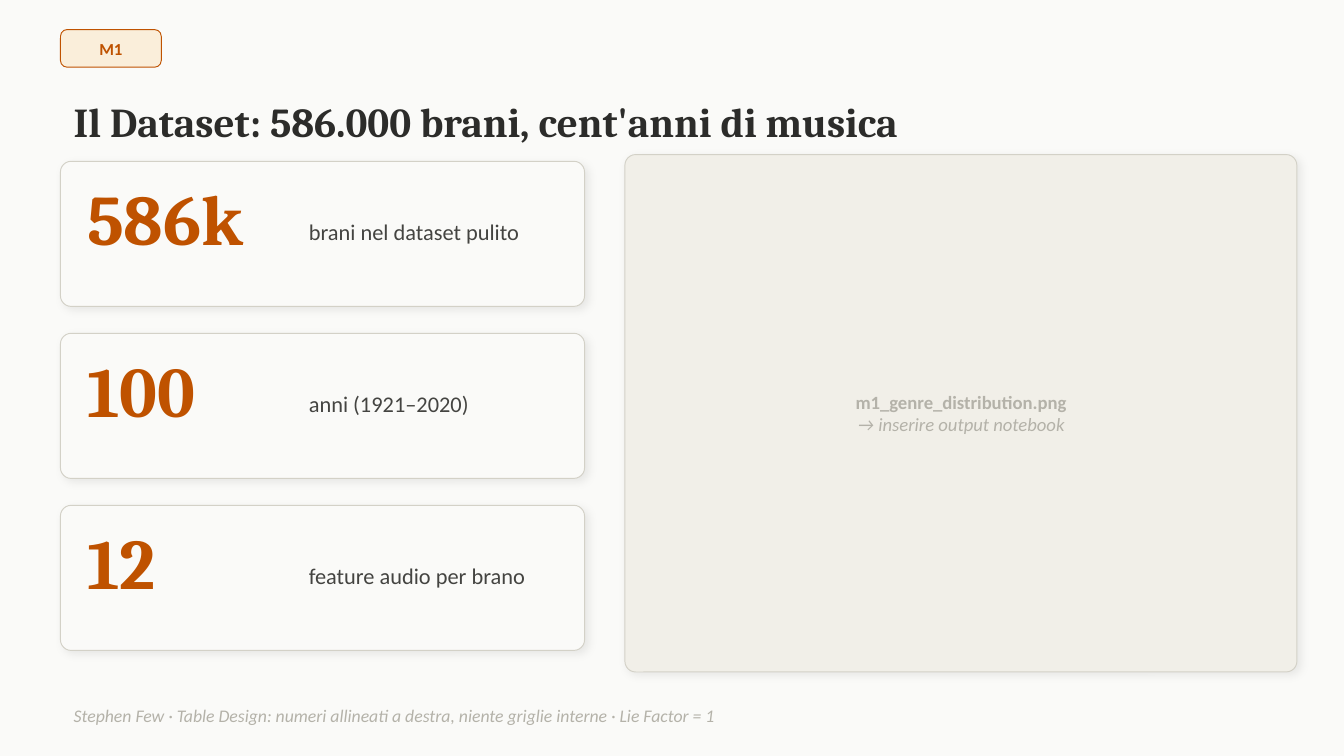
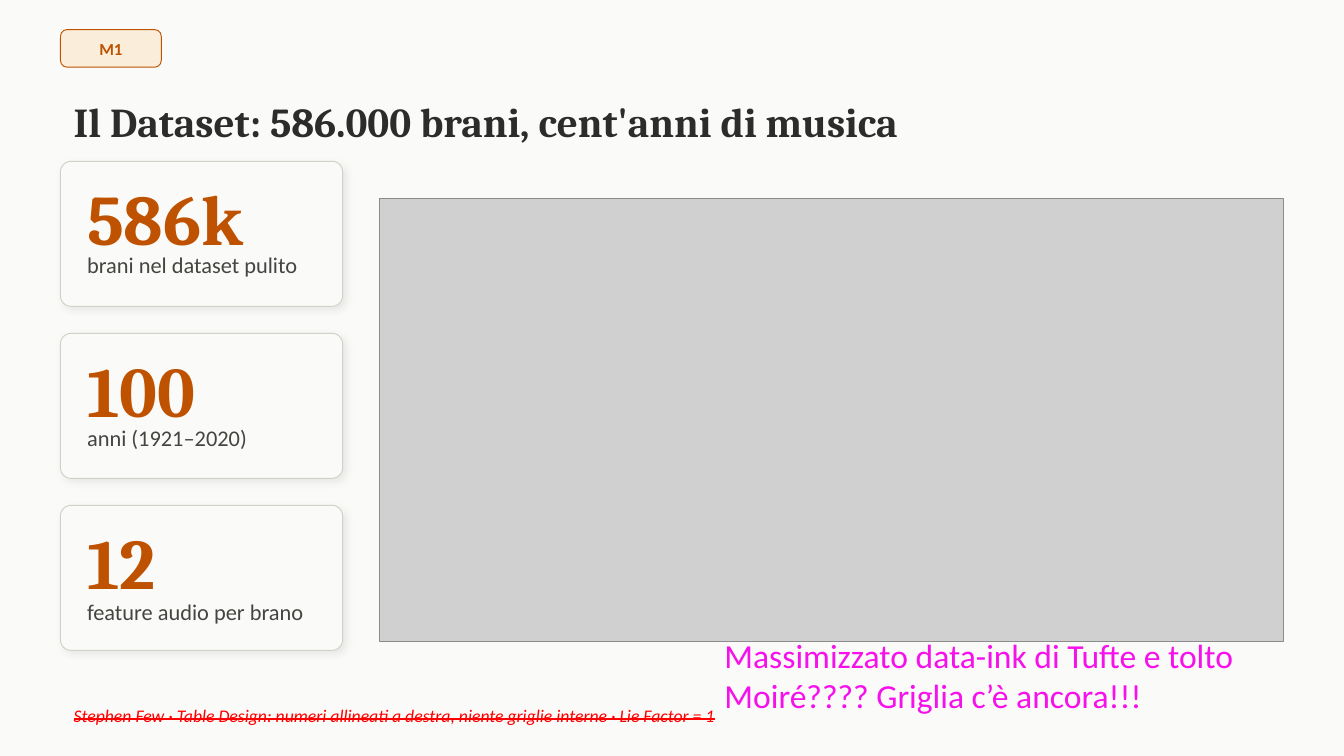
Before and after one commit to arcadiacipolla/La_Trasformazione_del_Suono_-_Scientific_Visualization, a slide deck: slide 3 of the_shape_of_music.pptx. Drawn at 1344x756 pixels with LibreOffice and Linux fonts; fonts in the diff are those of the drawing; grey boxes stand for pictures. Boxes give left, top, right and bottom in pixels: in the first picture for what was removed or moved away, otherwise in the second. Text is boxed around its words. In the diff, an @@ line names an element or a change of style, - is before the commit and + after.

```diff
--- a/the_shape_of_music.pptx
+++ b/the_shape_of_music.pptx
@@ rounded rectangle: place and size @@
-rounded rectangle at box(60, 161, 585, 306)
+rounded rectangle at box(60, 161, 343, 306)
@@ rounded rectangle removed at box(625, 155, 1297, 672) @@
@@ picture added at box(379, 199, 1284, 642) @@
@@ text "brani nel dataset pulito": place and size @@
-text "brani nel dataset pulito" at box(309, 224, 519, 244)
+text "brani nel dataset pulito" at box(87, 257, 297, 277)
@@ rounded rectangle: place and size @@
-rounded rectangle at box(60, 333, 585, 478)
+rounded rectangle at box(60, 333, 343, 478)
@@ text "anni (1921–2020)": place and size @@
-text "anni (1921–2020)" at box(309, 396, 468, 415)
+text "anni (1921–2020)" at box(87, 430, 246, 449)
@@ text removed at box(856, 396, 1067, 434) @@
-m1_genre_distribution.png
-→ inserire output notebook
@@ rounded rectangle: place and size @@
-rounded rectangle at box(60, 505, 585, 650)
+rounded rectangle at box(60, 505, 343, 650)
@@ text "feature audio per brano": place and size @@
-text "feature audio per brano" at box(309, 568, 525, 588)
+text "feature audio per brano" at box(87, 604, 303, 624)
@@ text added at box(724, 640, 1233, 714), 18 pt, text #F610EB @@
+Massimizzato data-ink di Tufte e tolto Moiré???? Griglia c’è ancora!!!
@@ text "Stephen Few · Table Design: ..." at box(74, 709, 714, 725): text colour #B4B2A9 to #FF0000, strikethrough on @@
```
Also in this commit, not shown: 1 other slide changed, 1 other file.
